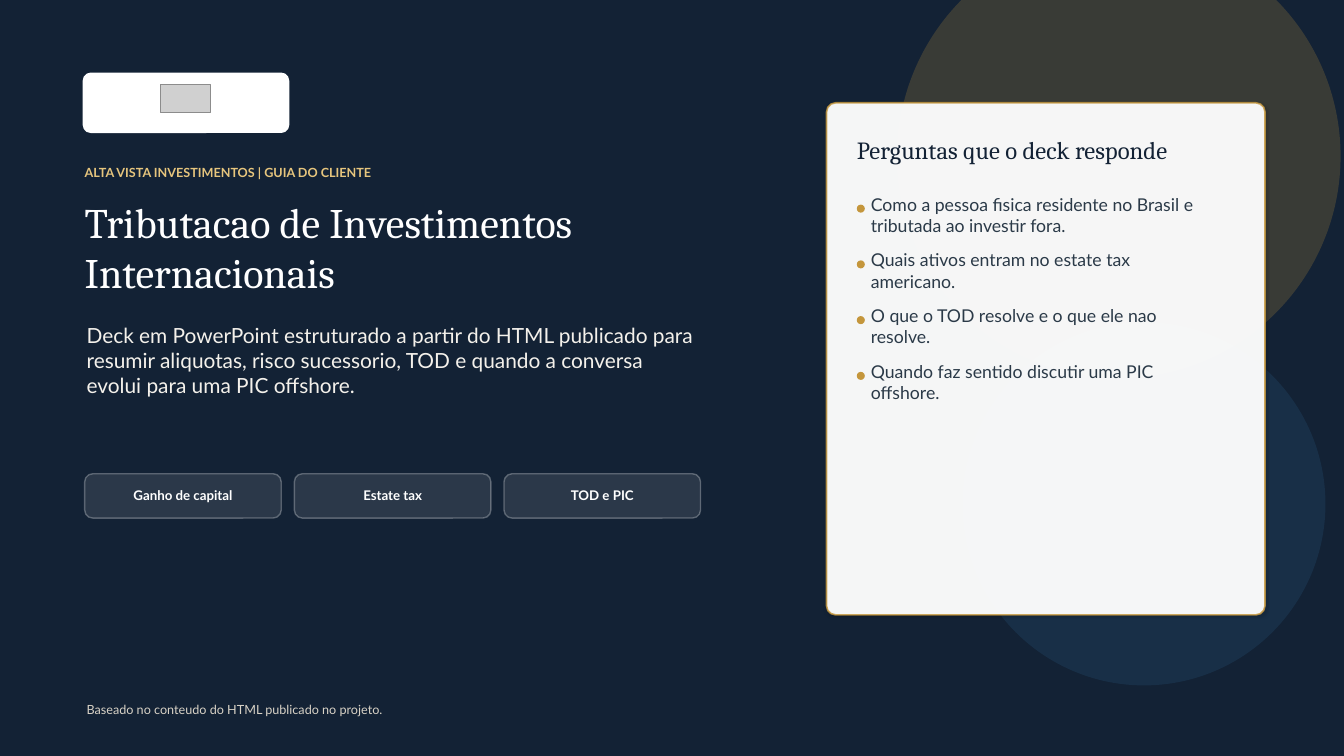
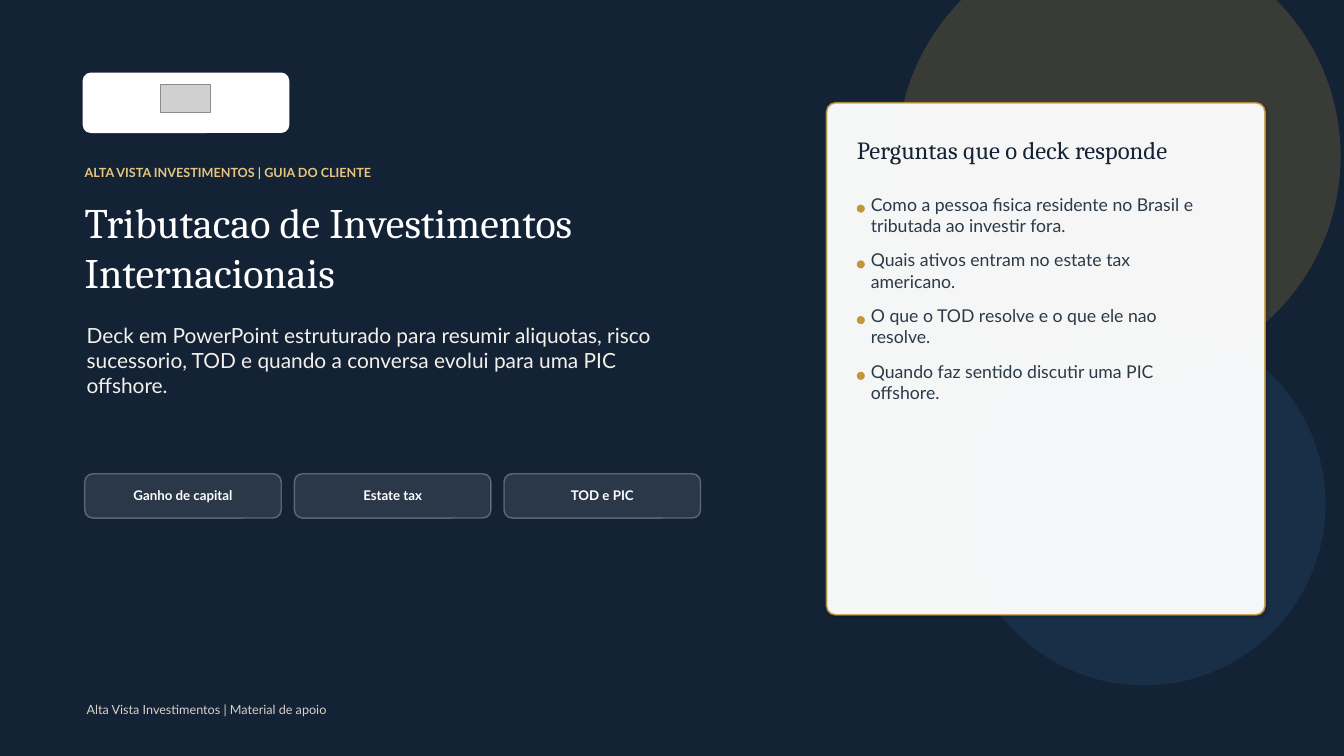
Before and after one commit to ArturLauriano/ApresentacaoOffshore, a slide deck: slide 1 of materials/presentations/tributacao-investimentos-internacionais-apresentacao.pptx. Drawn at 1344x756 pixels with LibreOffice and Linux fonts; fonts in the diff are those of the drawing; grey boxes stand for pictures. Boxes give left, top, right and bottom in pixels: in the first picture for what was removed or moved away, otherwise in the second. Text is boxed around its words. In the diff, an @@ line names an element or a change of style, - is before the commit and + after.

Commit message:
Refine PPT decks with HTML visuals

```diff
--- a/materials/presentations/tributacao-investimentos-internacionais-apresentacao.pptx
+++ b/materials/presentations/tributacao-investimentos-internacionais-apresentacao.pptx
@@ text at (x1=87, y1=327, x2=650, y2=393): text changed @@
-Deck em PowerPoint estruturado a partir do HTML publicado para resumir aliquotas, risco sucessorio, TOD e quando a conversa evolui para uma PIC offshore.
+Deck em PowerPoint estruturado para resumir aliquotas, risco sucessorio, TOD e quando a conversa evolui para uma PIC offshore.
@@ text at (x1=87, y1=704, x2=327, y2=716): text changed @@
-Baseado no conteudo do HTML publicado no projeto.
+Alta Vista Investimentos | Material de apoio
```
Also in this commit, not shown: 5 other slides changed, 4 other files.
